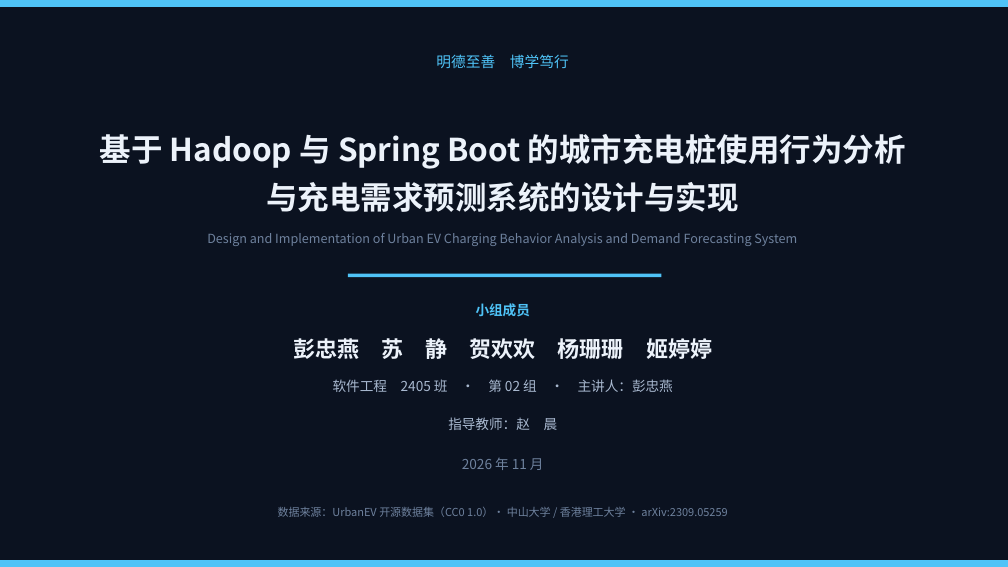
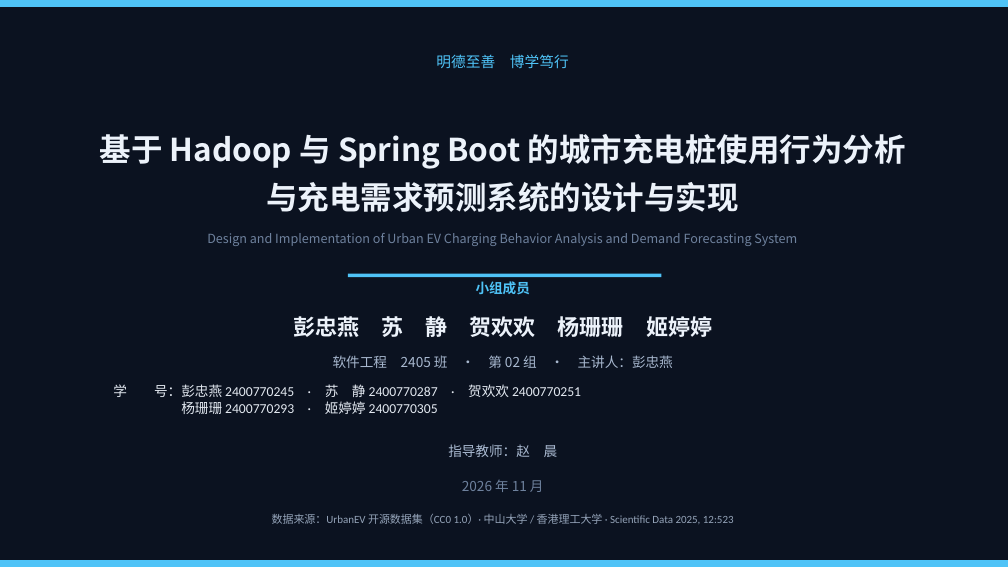
Before and after one commit to pengzhongyan01/urbanev-charge-analysis, a slide deck: slide 1 of docs/ppt/第02组_城市充电桩数据分析系统_答辩PPT.pptx. Drawn at 1008x567 pixels with LibreOffice and Linux fonts; fonts in the diff are those of the drawing. Boxes give left, top, right and bottom in pixels: in the first picture for what was removed or moved away, otherwise in the second. Text is boxed around its words. In the diff, an @@ line names an element or a change of style, - is before the commit and + after.

```diff
--- a/docs/ppt/第02组_城市充电桩数据分析系统_答辩PPT.pptx
+++ b/docs/ppt/第02组_城市充电桩数据分析系统_答辩PPT.pptx
@@ text "小组成员": place and size @@
-text "小组成员" at (476,303,530,317)
+text "小组成员" at (476,281,530,295)
@@ text "彭忠燕 苏 静 贺欢欢 杨珊珊 ...": place and size @@
-text "彭忠燕 苏 静 贺欢欢 杨珊珊 ..." at (293,335,712,363)
+text "彭忠燕 苏 静 贺欢欢 杨珊珊 ..." at (293,313,712,341)
@@ text "软件工程 2405 班 · 第 ...": place and size @@
-text "软件工程 2405 班 · 第 ..." at (333,379,673,392)
+text "软件工程 2405 班 · 第 ..." at (333,355,673,368)
@@ text added at (113,384,581,414), 13 pt, text #E2E8F0 @@
+学 号：彭忠燕 2400770245 · 苏 静 2400770287 · 贺欢欢 2400770251
+杨珊珊 2400770293 · 姬婷婷 2400770305
@@ text "指导教师：赵 晨": place and size @@
-text "指导教师：赵 晨" at (448,417,558,430)
+text "指导教师：赵 晨" at (448,444,558,457)
@@ text "2026 年 11 月": place and size @@
-text "2026 年 11 月" at (462,458,544,470)
+text "2026 年 11 月" at (462,480,544,492)
@@ text at (272,514,734,524): text changed; font Noto Sans CJK SC to Calibri; text colour #6E819D to #94A3B8 @@
-数据来源：UrbanEV 开源数据集（CC0 1.0）· 中山大学 / 香港理工大学 · arXiv:2309.05259
+数据来源：UrbanEV 开源数据集（CC0 1.0）· 中山大学 / 香港理工大学 · Scientific Data 2025, 12:523
```
Also in this commit, not shown: 1 other slide changed, 18 other files.
